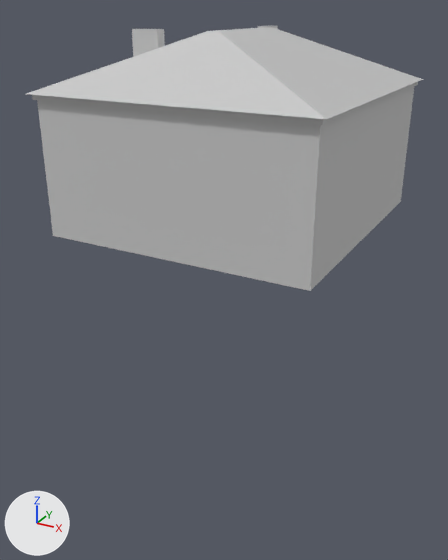
Renders of the FBX model Assets/Levels/Village/Modular Russian Pack/Models/Russian buildings Pack/Models/sibir_dom_2et3.FBX from each side of a commit.
The view is the same before and after, from a 50 mm camera at (14.7, -28.7, 10.4) aimed at (-0.5, -1.1, -3.4). Every picture has the same lights, and +X, +Y and +Z are marked at lower left. Where no turn or scale is listed for an object, it has been applied to the vertices.

Script lines for the objects in view, before the commit:
```python
me_mesh = bpy.data.meshes.new('Mesh')
me_mesh.from_pydata(...)  # 40 vertices, 48 faces; spans x -7.2..7.2, y -7.5..7.5, z 0.0..9.5
me_mesh.materials.append(mat_material__193)  # its picture is missing
ob_sibir_dom_2et3 = bpy.data.objects.new('sibir_dom_2et3', me_mesh)
ob_sibir_dom_2et3.location = (0.0, 0.0, 0.0)
```
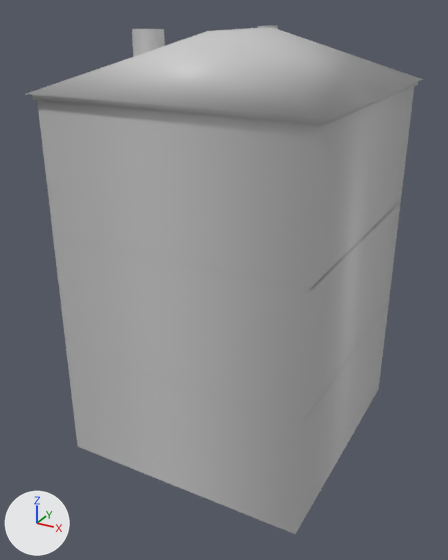
The newer file is also turned or shifted as a whole; pictures and numbers use the older file's frame.

What differs and where, as boxes (x1, y1, x2, y2) in the pictures (448 x 560 px):
'sibir_dom_2et3', reshaped (91% taller): before (27, 25, 423, 291); after (27, 25, 423, 534)
part 1 of me_mesh, added: after (53, 202, 401, 423)
part 2 of me_mesh, added: after (66, 302, 389, 534)

Patch to the scene script:
```diff
--- a/Assets/Levels/Village/Modular Russian Pack/Models/Russian buildings Pack/Models/sibir_dom_2et3.FBX.py
+++ b/Assets/Levels/Village/Modular Russian Pack/Models/Russian buildings Pack/Models/sibir_dom_2et3.FBX.py
@@ me_mesh @@
 # used by ob_sibir_dom_2et3; location = (0.0, 0.0, 0.0)
-me_mesh.from_pydata(...)  # 40 vertices, 48 faces; spans x -7.2..7.2, y -7.5..7.5, z 0.0..9.5
+me_mesh.from_pydata(...)  # 56 vertices, 64 faces; spans x -7.2..7.2, y -7.5..7.5, z -13.0..9.5
+# me_mesh part 1: the loose piece of 8 vertices spanning x -6.8..6.8, y -7.1..7.1, z 0.0..6.6 is copied, and the copy is moved by (0.0, 0.0, -6.5); it spans x -6.8..6.8, y -7.1..7.1, z -6.5..0.1
+# me_mesh part 2: the loose piece of 8 vertices spanning x -6.8..6.8, y -7.1..7.1, z 0.0..6.6 is copied, and the copy is moved by (0.0, 0.0, -13.0); it spans x -6.8..6.8, y -7.1..7.1, z -13.0..-6.4
+# me_mesh part 3: the surface is now shaded smooth
 me_mesh.materials.append(mat_material__193)
```
